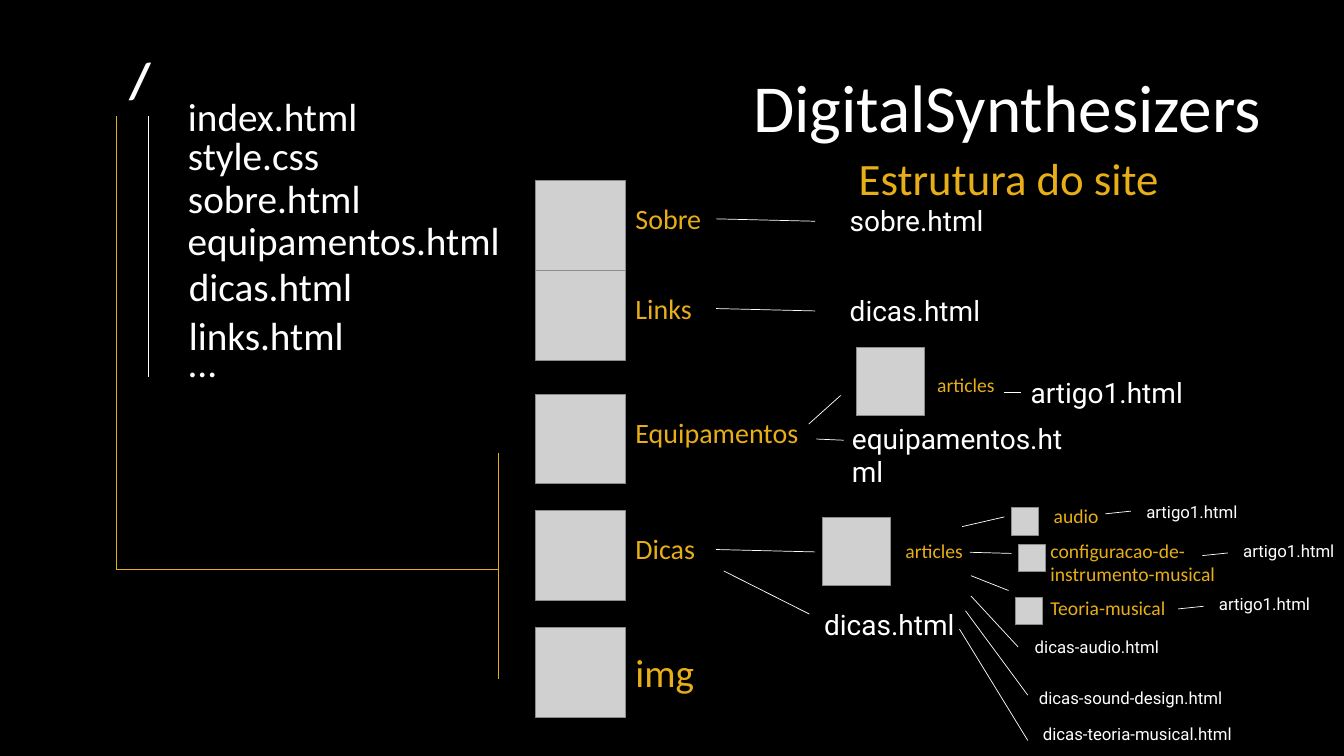
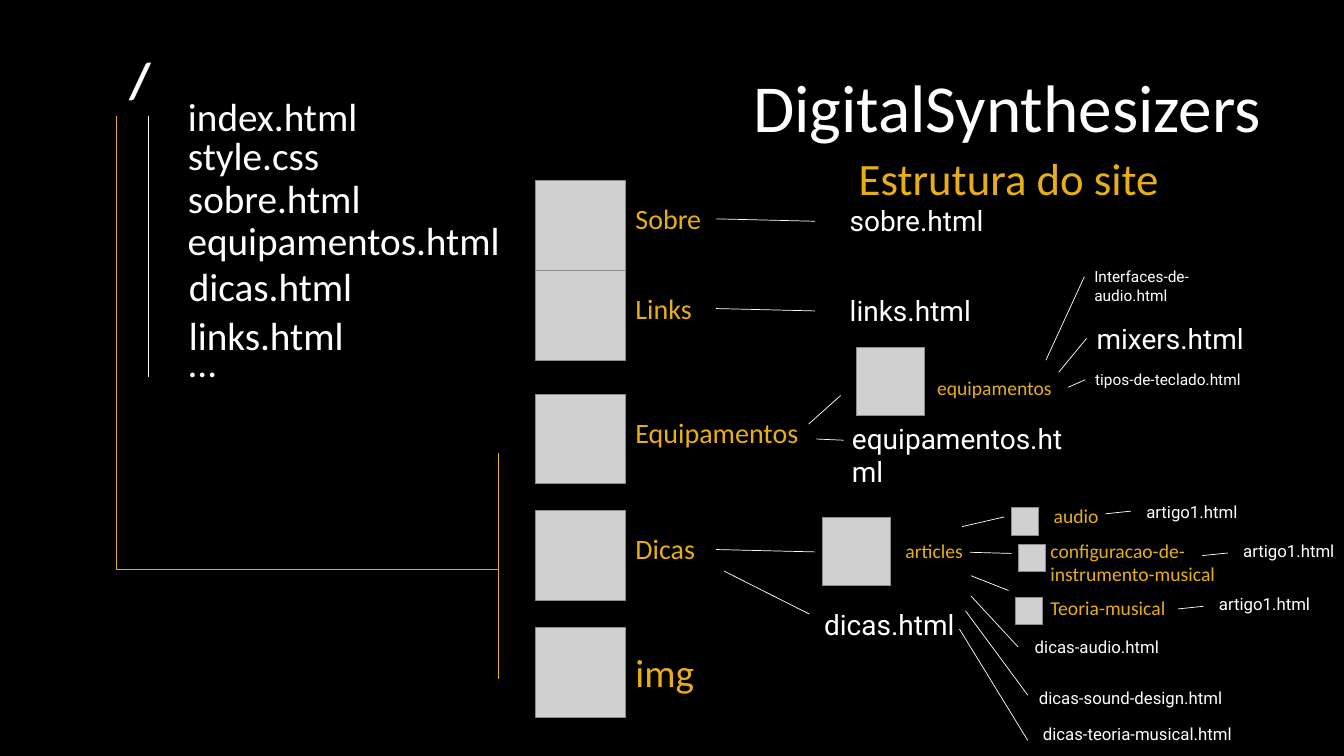
Before and after one commit to Lucas-Santos-Da-Silva/DigitalSynthesizers, a slide deck: slide 1 of doc/estrutura.pptx. Drawn at 1344x756 pixels with LibreOffice and Linux fonts; fonts in the diff are those of the drawing; grey boxes stand for pictures. Boxes give left, top, right and bottom in pixels: in the first picture for what was removed or moved away, otherwise in the second. Text is boxed around its words. In the diff, an @@ line names an element or a change of style, - is before the commit and + after.

```diff
--- a/doc/estrutura.pptx
+++ b/doc/estrutura.pptx
@@ line added from (1047, 360) to (1085, 276), #FFFFFF 0.5 pt @@
@@ text added at (1094,270,1189,301), 11 pt, text #FFFFFF @@
+Interfaces-de-audio.html
@@ text at (850,300,971,322): text changed @@
-dicas.html
+links.html
@@ text at (1097,328,1244,350): text changed @@
-artigo1.html
+mixers.html
@@ line moved from (1004, 392) - (1021, 392) to (1059, 372) - (1087, 339) @@
@@ text at (937,381,1052,398): text changed @@
-articles
+equipamentos
@@ line added from (1069, 387) to (1086, 380), #FFFFFF 0.5 pt @@
@@ text added at (1095,373,1240,388), 11 pt, text #FFFFFF @@
+tipos-de-teclado.html
```
Also in this commit, not shown: 5 other files.
